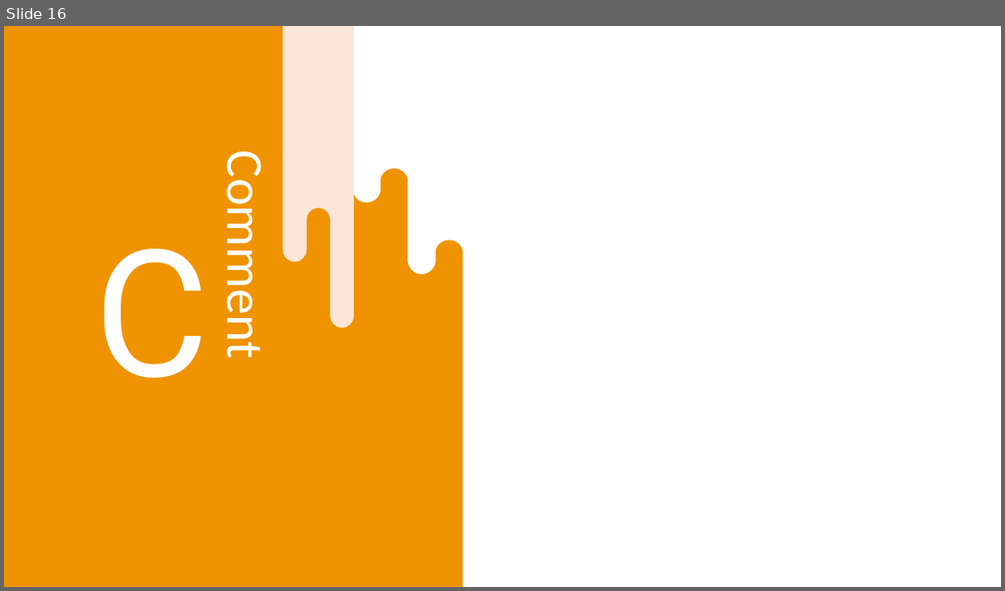
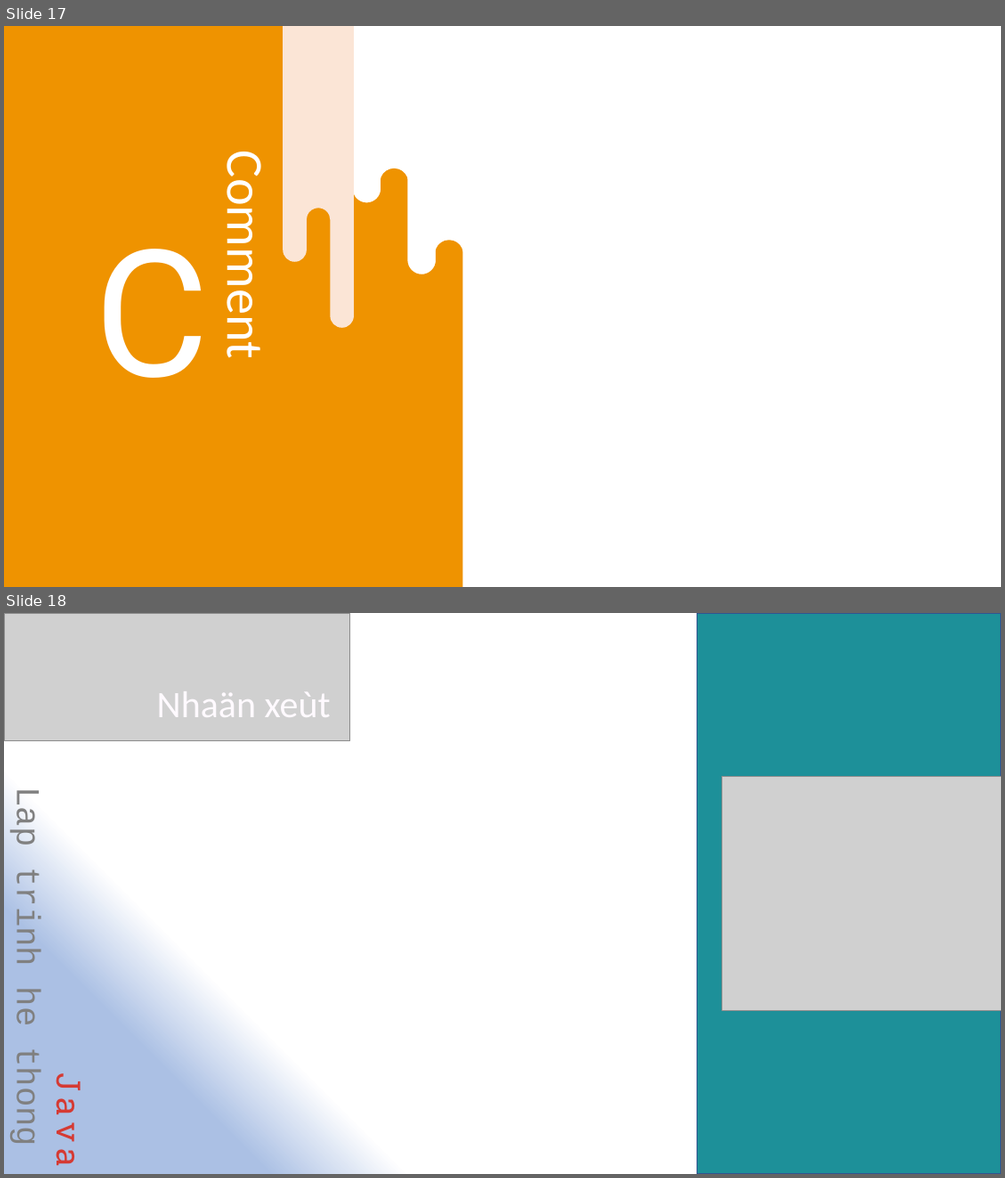
Before and after one commit to MrteenBao/JavaTeamMtcl2014, a slide deck: Slide/Presentation_final.pptx. Shown one above the other, each under a label of ours: slide 16 before the commit, slides 17 and 18 after it. The pictures are 1005x591 and 1005x1178 pixels, drawn with LibreOffice and Linux fonts; fonts in the diff are those of the drawing; grey boxes stand for pictures; background and template pictures are left out. Boxes give left, top, right and bottom in pixels: in the first picture for what was removed or moved away, otherwise in the second. Text is boxed around its words. In the diff, an @@ line names an element or a change of style, - is before the commit and + after.

Commit message:
UPDATE: Slide

```diff
--- a/Slide/Presentation_final.pptx
+++ b/Slide/Presentation_final.pptx
@@ slide 18 added at bbox=[4, 613, 1001, 1174], background picture (left out) @@
@@ picture added at bbox=[4, 613, 349, 741] @@
@@ rectangle added at bbox=[697, 613, 1001, 1174], fill #1D9099, outline #325491 1 pt @@
@@ text added at bbox=[157, 691, 331, 717], 36 pt, text #FFFAFF @@
+Nhaän xeùt
@@ text added at bbox=[7, 793, 91, 1164], 32 pt, text #808080 @@
+Java
+Lap trinh he thong
@@ picture added at bbox=[722, 777, 1001, 1010] @@
@@ what was slide 16 is now slide 17 @@
```
Also in this commit, not shown: 11 slides changed, 2 other slides added, 2 slides removed.
